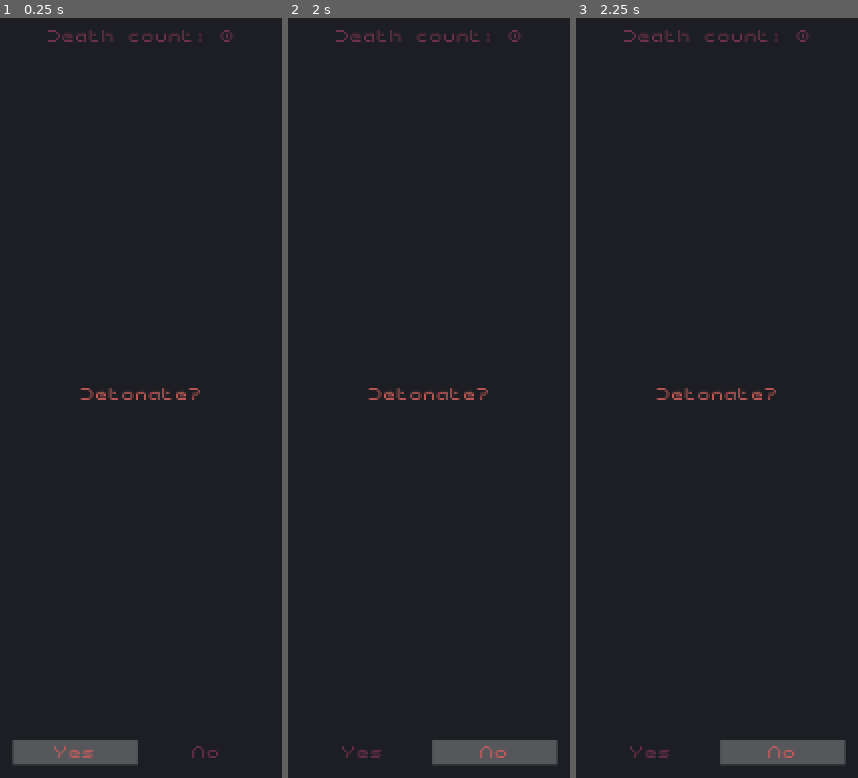
Above: before the commit, frames 1-3 (left to right).
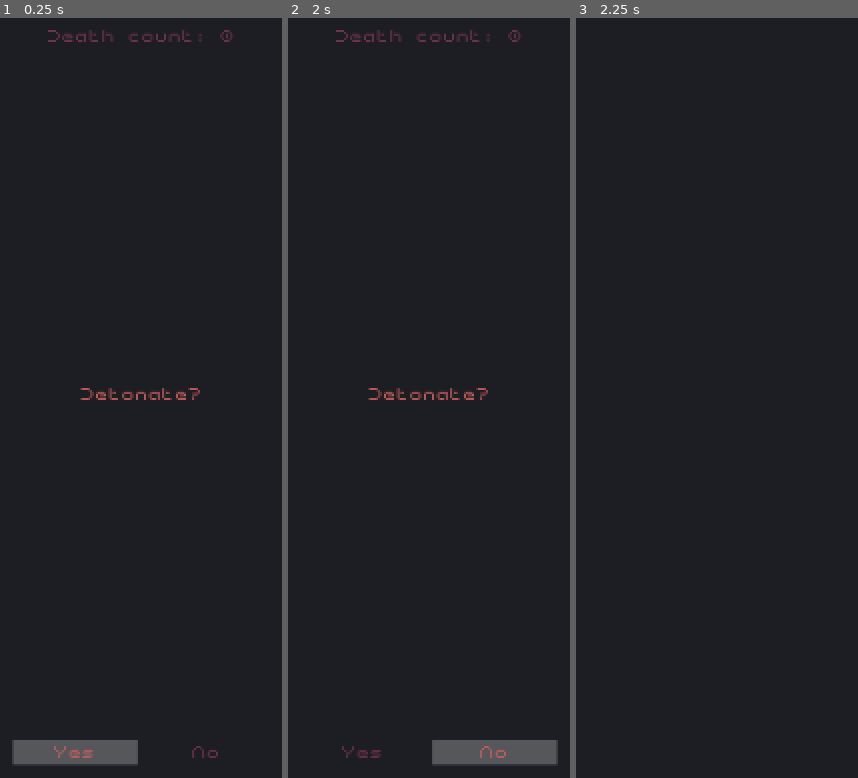
Above: after the commit, the same moments.

Repository: voxelith/pirate-game-jam-16
Game: Godot game, scene res://components/DetonateQueryScreen.tscn
Two runs of this game, one before a commit and one after it. Both use one fixed random seed, a clock stepped at 60 frames per second and the inputs below. This scene is started directly instead of the project's main scene.
Inputs (mouse positions are in pixels of both pictures, inside the frame that each line leads up to):
- Up to frame 1 (0.25 s): no input
- Up to frame 2 (2 s): click "Yes" at 0.5 s; click "No" at 1.25 s
- Up to frame 3 (2.25 s): move the mouse to (outside the picture) at 2.02 s; hold D (move_right) from 2.03 s (still down)

Frames 1-2 are identical in both runs. In frame 3, 2.0% of the frame differs, in the area x 17-96%, y 1-99%.

Commit message:
Added animation/sfx to detonate screen

Diff:
--- a/components/DetonateQueryScreen.tscn
+++ b/components/DetonateQueryScreen.tscn
@@ -1,7 +1,74 @@
-[gd_scene load_steps=3 format=3 uid="uid://bph6tm1n74xap"]
+[gd_scene load_steps=7 format=3 uid="uid://bph6tm1n74xap"]
 
 [ext_resource type="Theme" uid="uid://buyj7atvoig18" path="res://assets/ui/theme.tres" id="1_ritjf"]
 [ext_resource type="Script" path="res://scripts/detonate_query_screen.gd" id="1_uguiu"]
+[ext_resource type="AudioStream" uid="uid://cdm5th4rfm1pg" path="res://sfx/boom.ogg" id="3_gdat4"]
+
+[sub_resource type="Animation" id="Animation_610fn"]
+resource_name = "detonate"
+length = 14.0
+tracks/0/type = "value"
+tracks/0/imported = false
+tracks/0/enabled = true
+tracks/0/path = NodePath("HBoxContainer:visible")
+tracks/0/interp = 1
+tracks/0/loop_wrap = true
+tracks/0/keys = {
+"times": PackedFloat32Array(0, 1.5),
+"transitions": PackedFloat32Array(1, 1),
+"update": 1,
+"values": [true, false]
+}
+tracks/1/type = "audio"
+tracks/1/imported = false
+tracks/1/enabled = true
+tracks/1/path = NodePath("AudioStreamPlayer")
+tracks/1/interp = 1
+tracks/1/loop_wrap = true
+tracks/1/keys = {
+"clips": [{
+"end_offset": 0.0,
+"start_offset": 0.0,
+"stream": ExtResource("3_gdat4")
+}],
+"times": PackedFloat32Array(0)
+}
+tracks/1/use_blend = true
+tracks/2/type = "method"
+tracks/2/imported = false
+tracks/2/enabled = true
+tracks/2/path = NodePath(".")
+tracks/2/interp = 1
+tracks/2/loop_wrap = true
+tracks/2/keys = {
+"times": PackedFloat32Array(7.36667),
+"transitions": PackedFloat32Array(1),
+"values": [{
+"args": [],
+"method": &"trigger_accepted"
+}]
+}
+
+[sub_resource type="Animation" id="Animation_yitgb"]
+length = 0.001
+tracks/0/type = "value"
+tracks/0/imported = false
+tracks/0/enabled = true
+tracks/0/path = NodePath("HBoxContainer:visible")
+tracks/0/interp = 1
+tracks/0/loop_wrap = true
+tracks/0/keys = {
+"times": PackedFloat32Array(0),
+"transitions": PackedFloat32Array(1),
+"update": 1,
+"values": [true]
+}
+
+[sub_resource type="AnimationLibrary" id="AnimationLibrary_g4w2r"]
+_data = {
+"RESET": SubResource("Animation_yitgb"),
+"detonate": SubResource("Animation_610fn")
+}
 
 [node name="DetonateQueryScreen" type="Control"]
 layout_mode = 3
@@ -73,3 +140,10 @@
 theme_override_colors/font_focus_color = Color(0.796078, 0.368627, 0.360784, 1)
 theme_override_colors/font_color = Color(0.447059, 0.196078, 0.298039, 1)
 text = "No"
+
+[node name="AnimationPlayer" type="AnimationPlayer" parent="."]
+libraries = {
+"": SubResource("AnimationLibrary_g4w2r")
+}
+
+[node name="AudioStreamPlayer" type="AudioStreamPlayer" parent="."]
--- a/scripts/detonate_query_screen.gd
+++ b/scripts/detonate_query_screen.gd
@@ -5,9 +5,12 @@
 signal accepted
 signal rejected
 
+func trigger_accepted():
+	accepted.emit()
+
 func _ready() -> void:
 	$HBoxContainer/DeathCount.text = "Death count: %d" % death_count
 
 	$HBoxContainer/HBoxContainer/Yes.grab_focus()
-	$HBoxContainer/HBoxContainer/Yes.pressed.connect(func(): accepted.emit())
+	$HBoxContainer/HBoxContainer/Yes.pressed.connect(func(): $AnimationPlayer.play("detonate"))
 	$HBoxContainer/HBoxContainer/No.pressed.connect(func(): rejected.emit())
Not shown, added: sfx/boom.ogg.import
Not shown, added: sfx/boom.ogg
